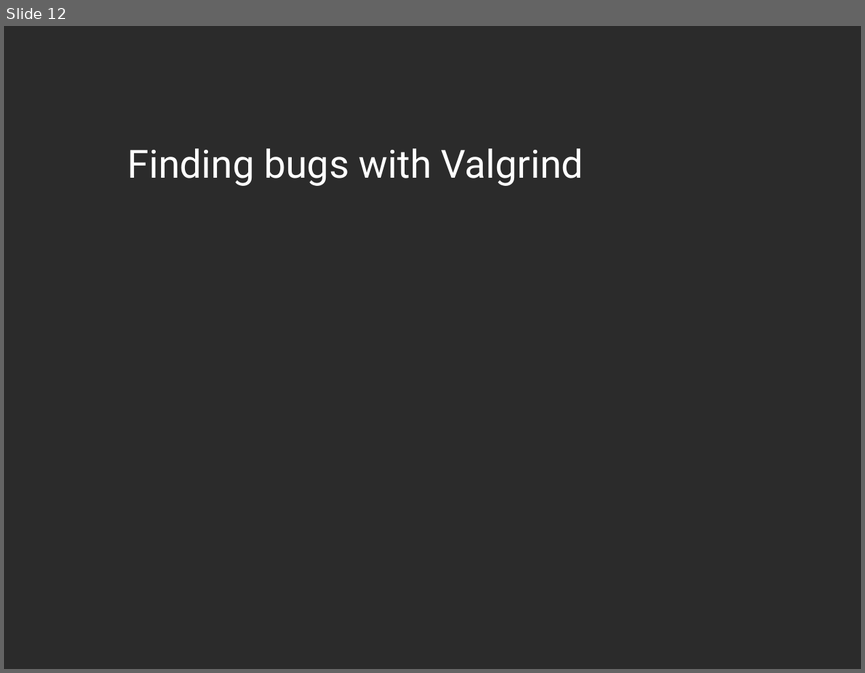
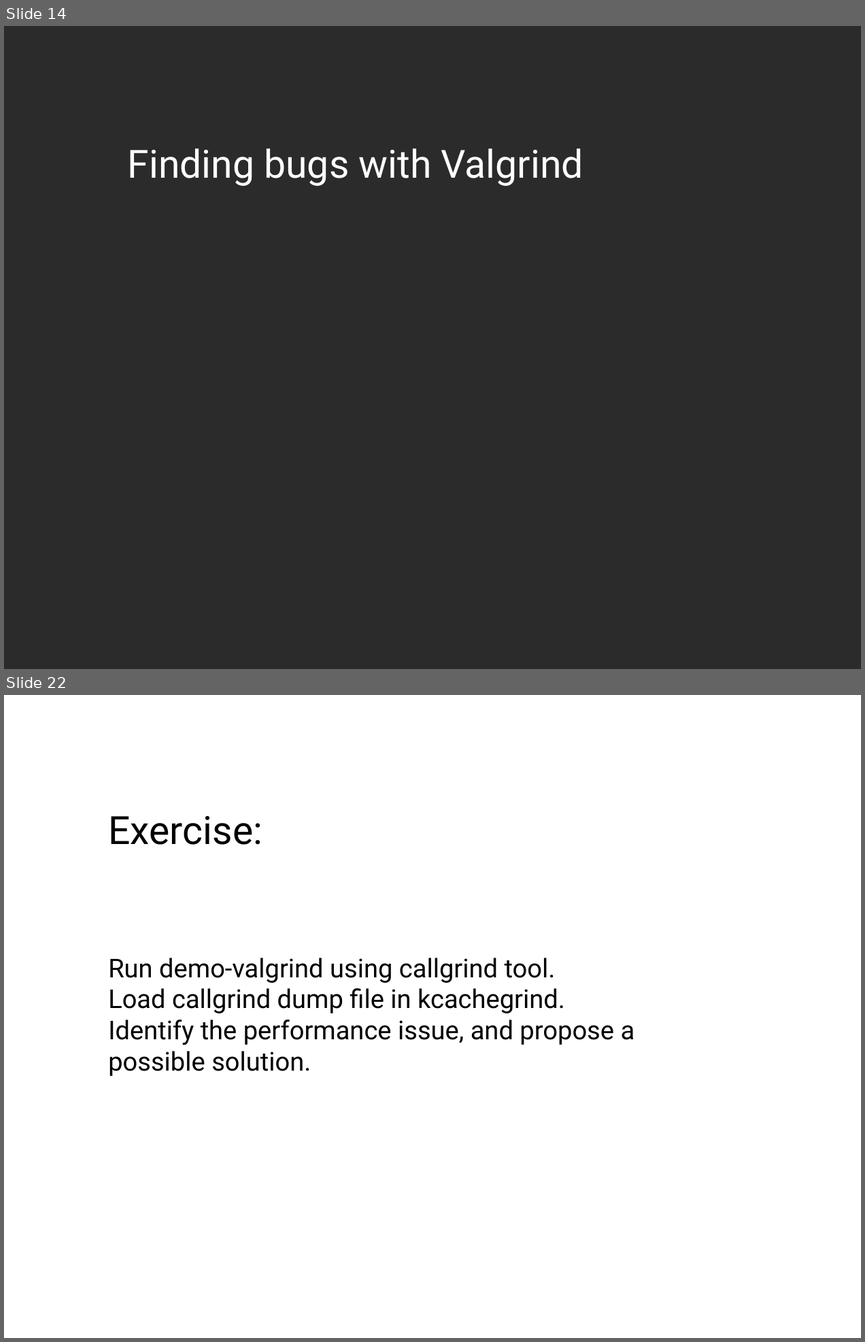
Before and after one commit to dneary/linux-devel-tools-tutorial, a slide deck: Linux Devtools.odp. Shown one above the other, each under a label of ours: slide 12 before the commit, slides 14 and 22 after it; the slides between them are not shown. The pictures are 865x673 and 865x1342 pixels, drawn with LibreOffice and Linux fonts; fonts in the diff are those of the drawing; background and template pictures are left out; a plain dark background stands for a picture behind light text. Boxes give left, top, right and bottom in pixels: in the first picture for what was removed or moved away, otherwise in the second. Text is boxed around its words. In the diff, an @@ line names an element or a change of style, - is before the commit and + after.

Commit message:
Add kcachegrind test, and a profiling exercise

```diff
--- a/Linux Devtools.odp
+++ b/Linux Devtools.odp
@@ slide 22 added at (x1=4, y1=695, x2=861, y2=1338), background #FFFFFF @@
@@ text added at (x1=108, y1=816, x2=262, y2=845), 36 pt, text #000000 @@
+Exercise:
@@ text added at (x1=108, y1=957, x2=635, y2=1076), 24 pt, text #000000 @@
+Run demo-valgrind using callgrind tool.
+Load callgrind dump file in kcachegrind.
+Identify the performance issue, and propose a
+possible solution.
@@ what was slide 12 is now slide 14 @@
```
Also in this commit, not shown: 2 slides changed, 10 other slides added, 1 slide removed, 2 other files.
